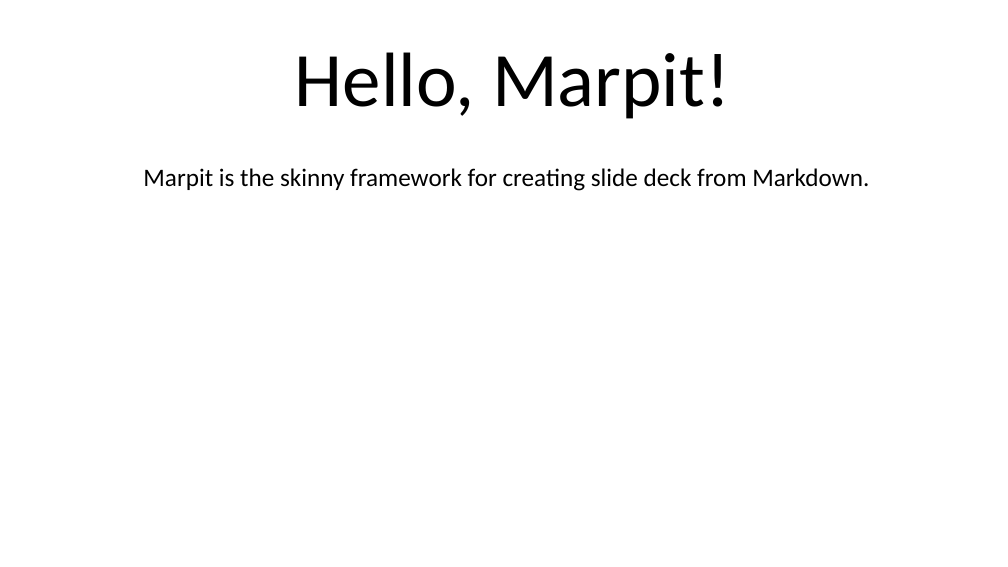
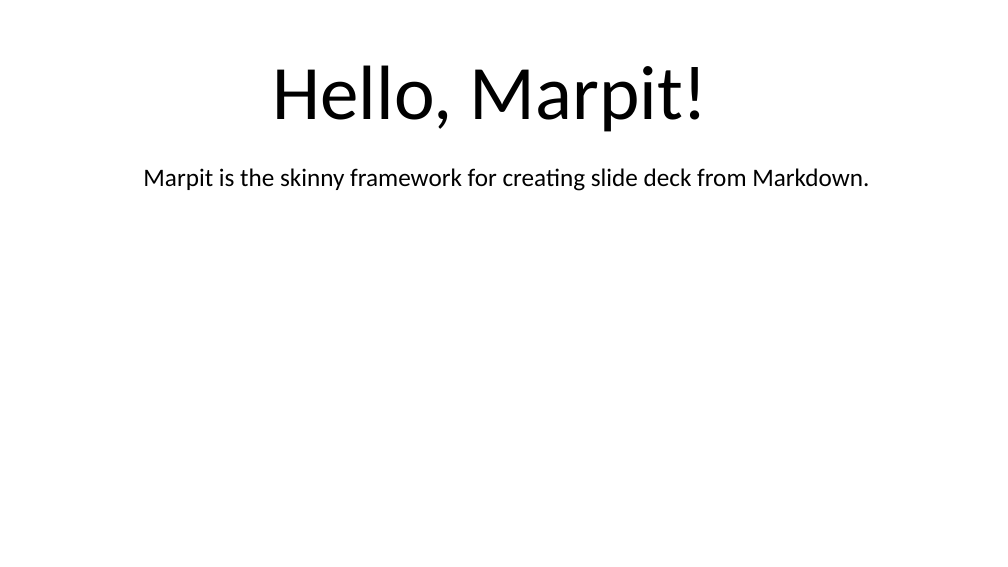
Before and after one commit to datagrovecr/md_ppt, a slide deck: slide 1 of md_ppt/test_results/test.pptx. Drawn at 1008x567 pixels with LibreOffice and Linux fonts; fonts in the diff are those of the drawing. Boxes give left, top, right and bottom in pixels: in the first picture for what was removed or moved away, otherwise in the second. Text is boxed around its words. In the diff, an @@ line names an element or a change of style, - is before the commit and + after.

Commit message:
ppt to md plain text

```diff
--- a/md_ppt/test_results/test.pptx
+++ b/md_ppt/test_results/test.pptx
@@ text "Hello, Marpit!": place and size @@
-text "Hello, Marpit!" at box(295, 52, 730, 119)
+text "Hello, Marpit!" at box(273, 65, 708, 132)
```
Also in this commit, not shown: 1 other slide changed, 37 other files.
